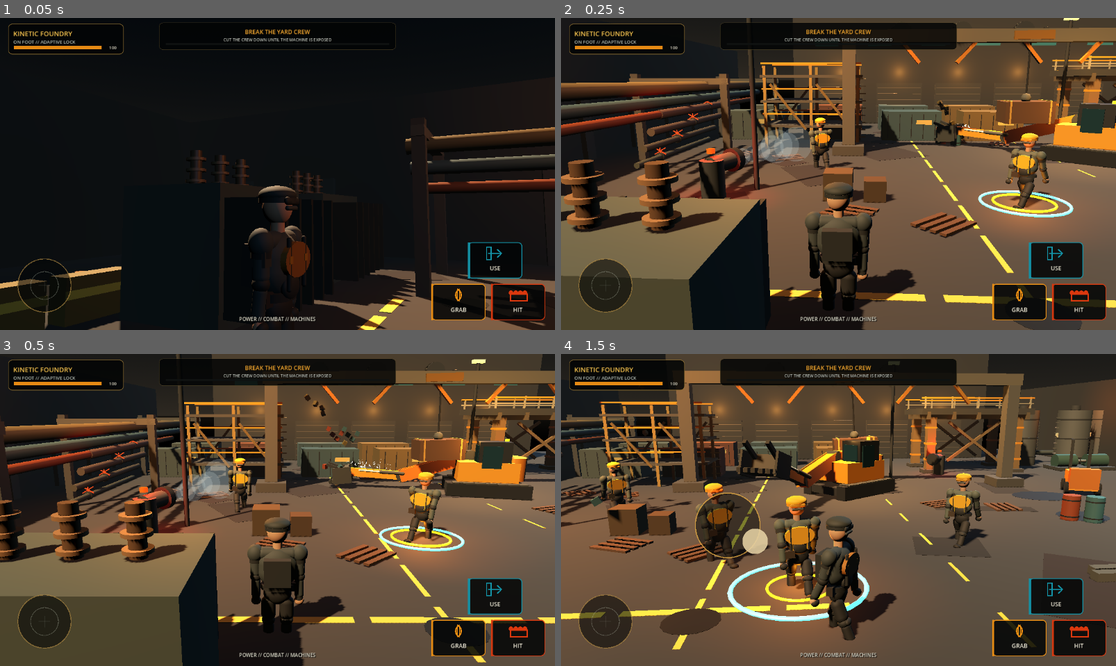
Above: before the commit, frames 1-4 (two rows, left to right).
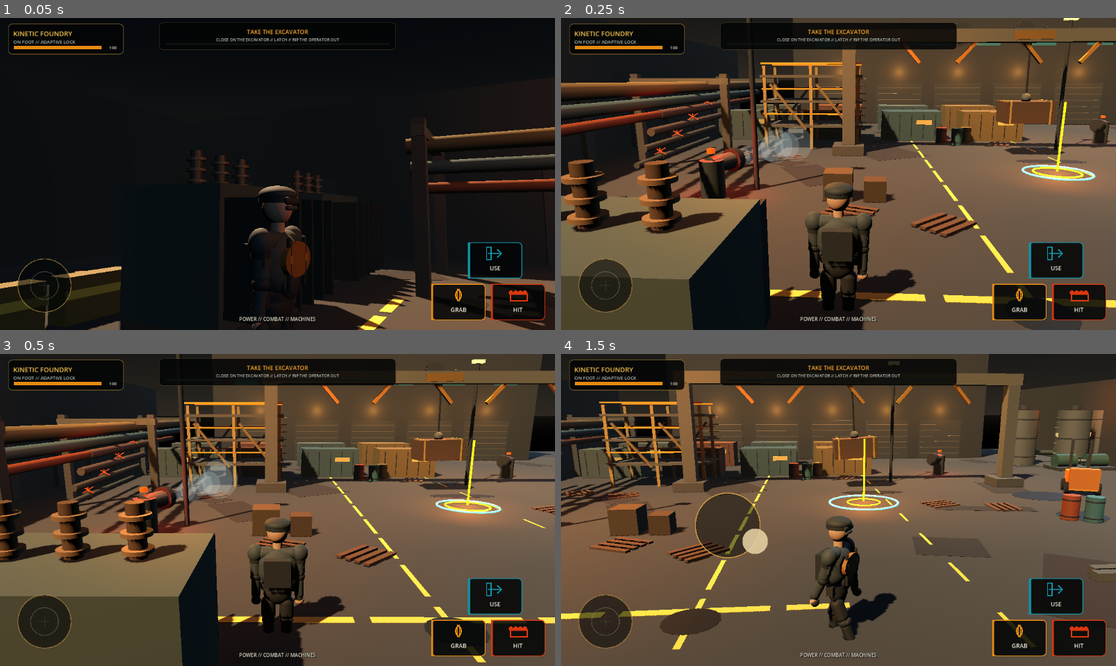
Above: after the commit, the same moments.

Repository: IssisX/IssisX
Game: Godot game, scene res://Main.tscn
Same seed, same stepped clock (60 frames per second), same inputs: the game is played once before the commit and once after it.
Inputs (mouse positions are in pixels of both pictures, inside the frame that each line leads up to):
- Up to frame 1 (0.05 s): no input
- Up to frame 2 (0.25 s): no input
- Up to frame 3 (0.5 s): no input
- Up to frame 4 (1.5 s): move the mouse to (960, 494) at 0.52 s; hold D 0.53-1.25 s; hold E 0.53-1.25 s; click (960, 494) at 0.67 s; drag from (727, 525) to (810, 572) at 1.27 s

The runs differ from the first frame. In frame 1, 0.3% of the frame differs, in the area x 38-62%, y 3-8%; in frame 2, 8.3%; in frame 3, 9.4%; in frame 4, 15%, in the area x 5-87%, y 3-96%.
Error after the commit: Parse Error: Cannot infer the type of "contact_offset" variable because the value doesn't have a set type. (res://scripts/excavator_contact.gd:77)

Commit message:
Route excavator through full contact authority

Diff:
--- a/kinetic-foundry/scripts/game_main.gd
+++ b/kinetic-foundry/scripts/game_main.gd
@@ -2,7 +2,7 @@
 
 const PlayerScene = preload("res://scripts/player.gd")
 const EnemyScene = preload("res://scripts/enemy.gd")
-const ExcavatorScene = preload("res://scripts/excavator.gd")
+const ExcavatorScene = preload("res://scripts/excavator_contact.gd")
 const StructureScene = preload("res://scripts/structure.gd")
 const CameraRigScene = preload("res://scripts/camera_rig.gd")
 const HudScene = preload("res://scripts/mobile_hud.gd")
